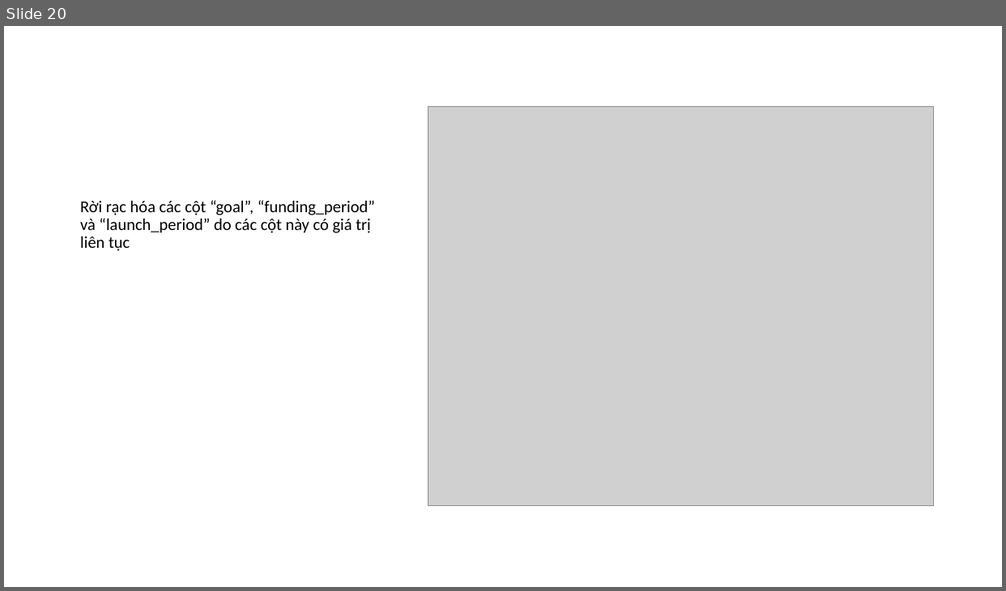
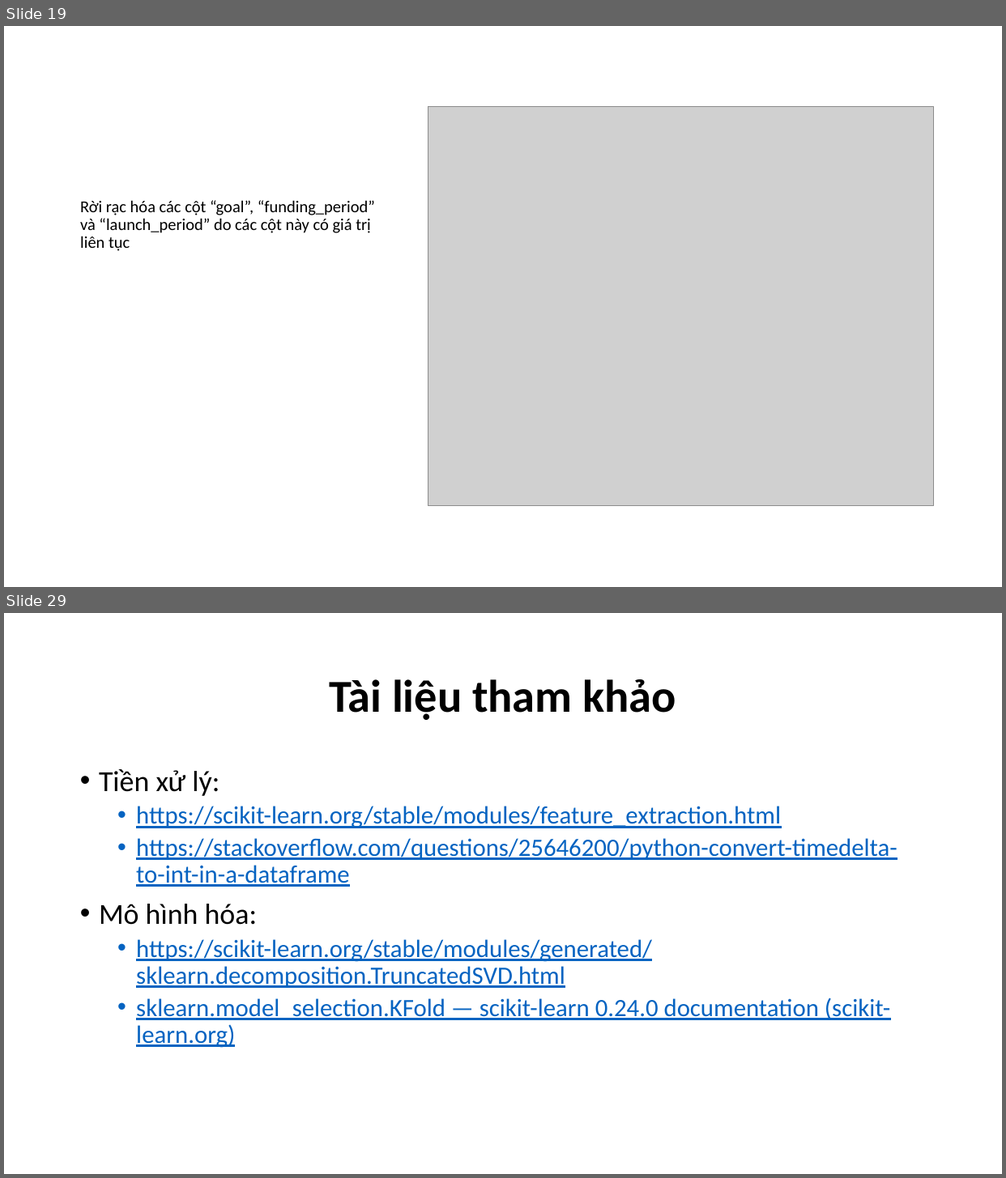
Before and after one commit to XQuyTran/DataScience_Project_HCMUS, a slide deck: presentation/Slide.pptx. Shown one above the other, each under a label of ours: slide 20 before the commit, slides 19 and 29 after it; the slides between them are not shown. The pictures are 1006x591 and 1006x1178 pixels, drawn with LibreOffice and Linux fonts; fonts in the diff are those of the drawing; grey boxes stand for pictures. Boxes give left, top, right and bottom in pixels: in the first picture for what was removed or moved away, otherwise in the second. Text is boxed around its words. In the diff, an @@ line names an element or a change of style, - is before the commit and + after.

```diff
--- a/presentation/Slide.pptx
+++ b/presentation/Slide.pptx
@@ slide 29 added at [4, 613, 1002, 1174], background #FFFFFF @@
@@ title added at [329, 679, 675, 720], 44 pt, text #000000, bold @@
+Tài liệu tham khảo
@@ text added at [99, 769, 897, 1048], 24 pt, text #0563C1, underline @@
+• Tiền xử lý:
+  • https://scikit-learn.org/stable/modules/feature_extraction.html
+  • https://stackoverflow.com/questions/25646200/python-convert-timedelta-to-int-in-a-dataframe
+• Mô hình hóa:
+  • https://scikit-learn.org/stable/modules/generated/sklearn.decomposition.TruncatedSVD.html
+  • sklearn.model_selection.KFold — scikit-learn 0.24.0 documentation (scikit-learn.org)
@@ what was slide 20 is now slide 19 @@
```
Also in this commit, not shown: 9 slides changed, 8 other slides added, 5 slides removed, 1 other file.
